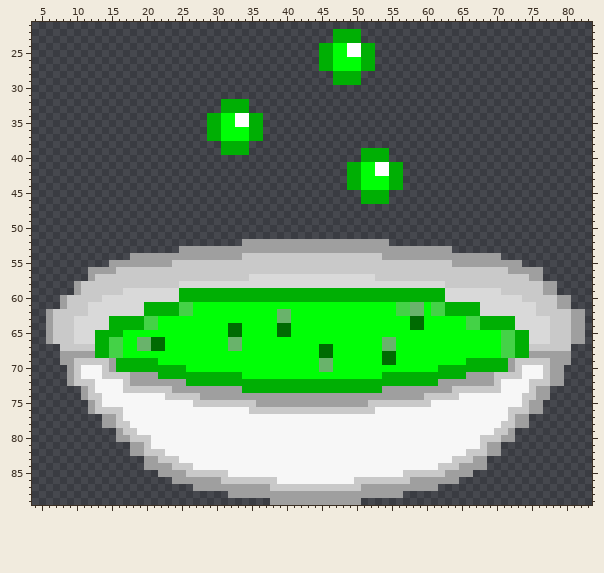
Two versions of one sprite sheet, Bilder/gerichtvier.png. This is how it looked before the edit.
The file is 90x90 pixels. Colours within 5 levels of each other are drawn and written as one. Shown: x 4..83, y 21..89.
Now the later version:
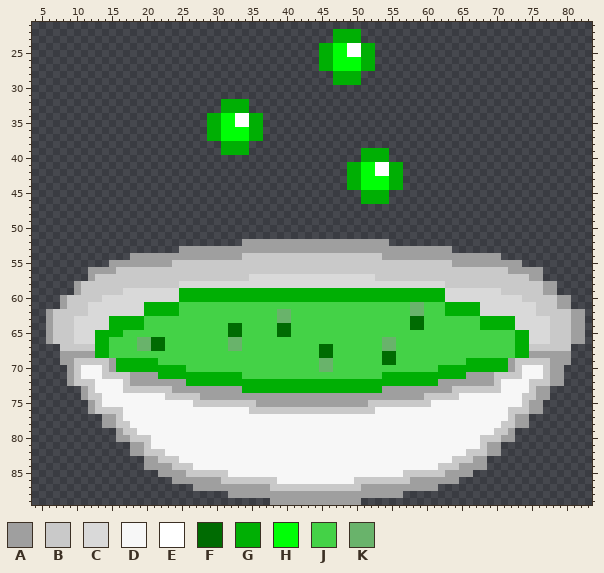
Palette (. is transparent): A #9f9f9f  B #c9c9c9  C #d9d9d9  D #f7f7f7  E #ffffff  F #006b02  G #00af04  H #00ff06  J #44d247  K #69b36b
Edits made:
{"y":61,"x":27,"old":"HHHHHHHHHHHHHHHHHHHHHHHHHHHHH","new":"JJJJJJJJJJJJJJJJJJJJJJJJJJJJJ"}
{"y":61,"x":60,"old":"H","new":"J"}
{"y":62,"x":27,"old":"HHHHHHHHHHHH","new":"JJJJJJJJJJJJ"}
{"y":62,"x":41,"old":"HHHHHHHHHHHHHHH","new":"JJJJJJJJJJJJJJJ"}
{"y":62,"x":60,"old":"H","new":"J"}
{"y":63,"x":22,"old":"HHHHHHHHHHHHHHHHH","new":"JJJJJJJJJJJJJJJJJ"}
{"y":63,"x":41,"old":"HHHHHHHHHHHHHHHHH","new":"JJJJJJJJJJJJJJJJJ"}
{"y":63,"x":60,"old":"HHHHHH","new":"JJJJJJ"}
{"y":64,"x":22,"old":"HHHHHHHHHH","new":"JJJJJJJJJJ"}
{"y":64,"x":34,"old":"HHHHH","new":"JJJJJ"}
{"y":64,"x":41,"old":"HHHHHHHHHHHHHHHHH","new":"JJJJJJJJJJJJJJJJJ"}
{"y":64,"x":60,"old":"HHHHHH","new":"JJJJJJ"}
{"y":65,"x":17,"old":"HHHHHHHHHHHHHHH","new":"JJJJJJJJJJJJJJJ"}
{"y":65,"x":34,"old":"HHHHH","new":"JJJJJ"}
{"y":65,"x":41,"old":"HHHHHHHHHHHHHHHHHHHHHHHHHHHHHH","new":"JJJJJJJJJJJJJJJJJJJJJJJJJJJJJJ"}
{"y":66,"x":17,"old":"HH","new":"JJ"}
{"y":66,"x":23,"old":"HHHHHHHHH","new":"JJJJJJJJJ"}
{"y":66,"x":34,"old":"HHHHHHHHHHHHHHHHHHHH","new":"JJJJJJJJJJJJJJJJJJJJ"}
{"y":66,"x":56,"old":"HHHHHHHHHHHHHHH","new":"JJJJJJJJJJJJJJJ"}
{"y":67,"x":17,"old":"HH","new":"JJ"}
{"y":67,"x":23,"old":"HHHHHHHHH","new":"JJJJJJJJJ"}
{"y":67,"x":34,"old":"HHHHHHHHHHH","new":"JJJJJJJJJJJ"}
{"y":67,"x":47,"old":"HHHHHHH","new":"JJJJJJJ"}
{"y":67,"x":56,"old":"HHHHHHHHHHHHHHH","new":"JJJJJJJJJJJJJJJ"}
{"y":68,"x":17,"old":"HHHHHHHHHHHHHHHHHHHHHHHHHHHH","new":"JJJJJJJJJJJJJJJJJJJJJJJJJJJJ"}
{"y":68,"x":47,"old":"HHHHHHH","new":"JJJJJJJ"}
{"y":68,"x":56,"old":"HHHHHHHHHHHHHHH","new":"JJJJJJJJJJJJJJJ"}
{"y":69,"x":22,"old":"HHHHHHHHHHHHHHHHHHHHHHH","new":"JJJJJJJJJJJJJJJJJJJJJJJ"}
{"y":69,"x":47,"old":"HHHHHHH","new":"JJJJJJJ"}
{"y":69,"x":56,"old":"HHHHHHHHHH","new":"JJJJJJJJJJ"}
{"y":70,"x":26,"old":"HHHHHHHHHHHHHHHHHHH","new":"JJJJJJJJJJJJJJJJJJJ"}
{"y":70,"x":47,"old":"HHHHHHHHHHHHHHH","new":"JJJJJJJJJJJJJJJ"}
{"y":71,"x":34,"old":"HHHHHHHHHHHHHHHHHHHH","new":"JJJJJJJJJJJJJJJJJJJJ"}
{"label":"changed","picture_box":[123,302,501,379]}
